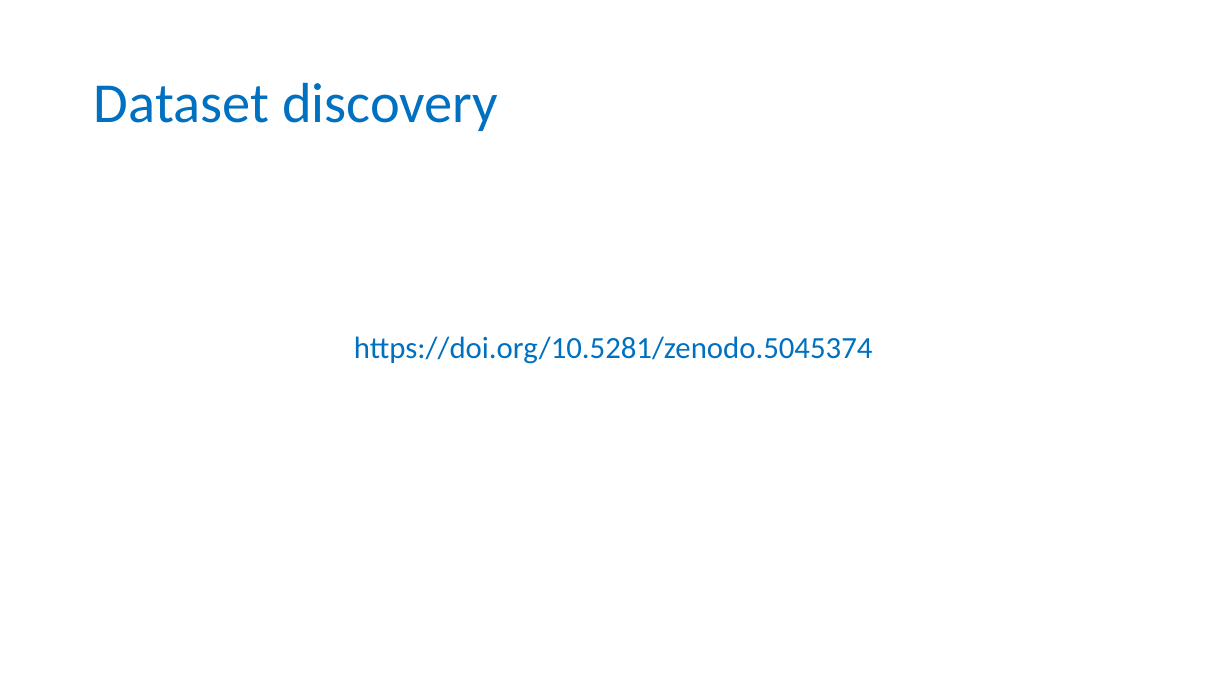
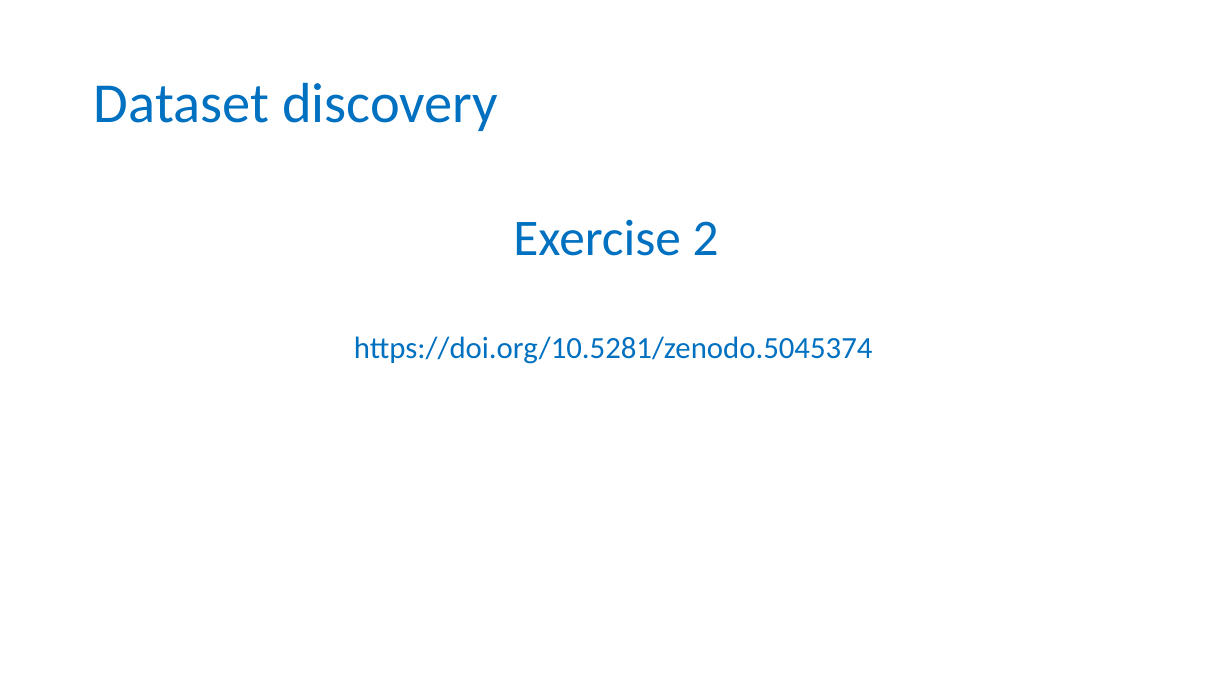
Before and after one commit to tobyhodges/solid-waddle, a slide deck: slide 12 of instructors/13-Repositories_v2.0.pptx (slide 8 before the commit). Drawn at 1232x693 pixels with LibreOffice and Linux fonts; fonts in the diff are those of the drawing; background and template pictures are left out. Boxes give left, top, right and bottom in pixels: in the first picture for what was removed or moved away, otherwise in the second. Text is boxed around its words. In the diff, an @@ line names an element or a change of style, - is before the commit and + after.

```diff
--- a/instructors/13-Repositories_v2.0.pptx
+++ b/instructors/13-Repositories_v2.0.pptx
@@ text added at bbox=[513, 219, 719, 256], 40 pt, text #0070C0 @@
+Exercise 2
```
Also in this commit, not shown: 4 other slides changed, 8 slides added.
